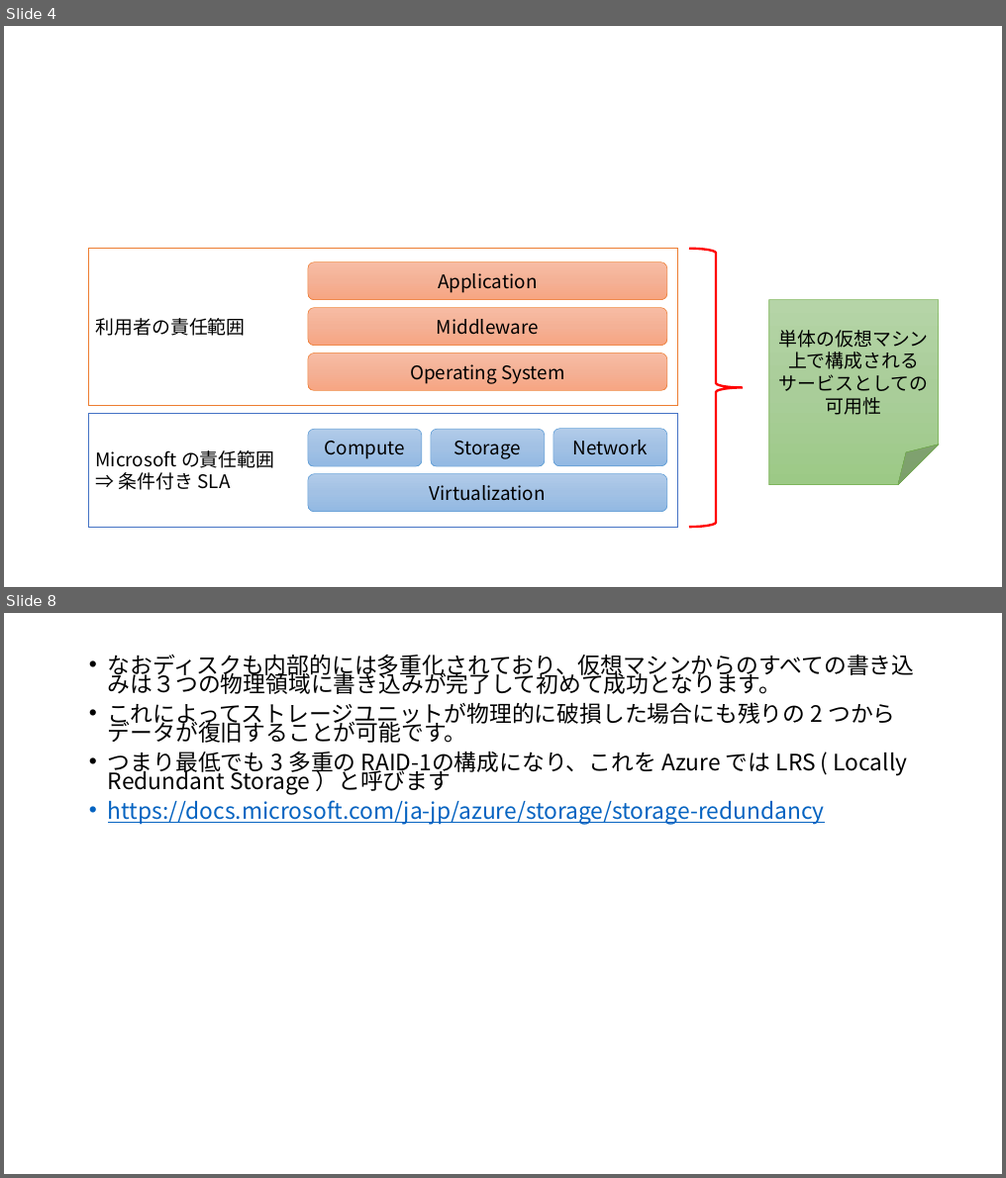
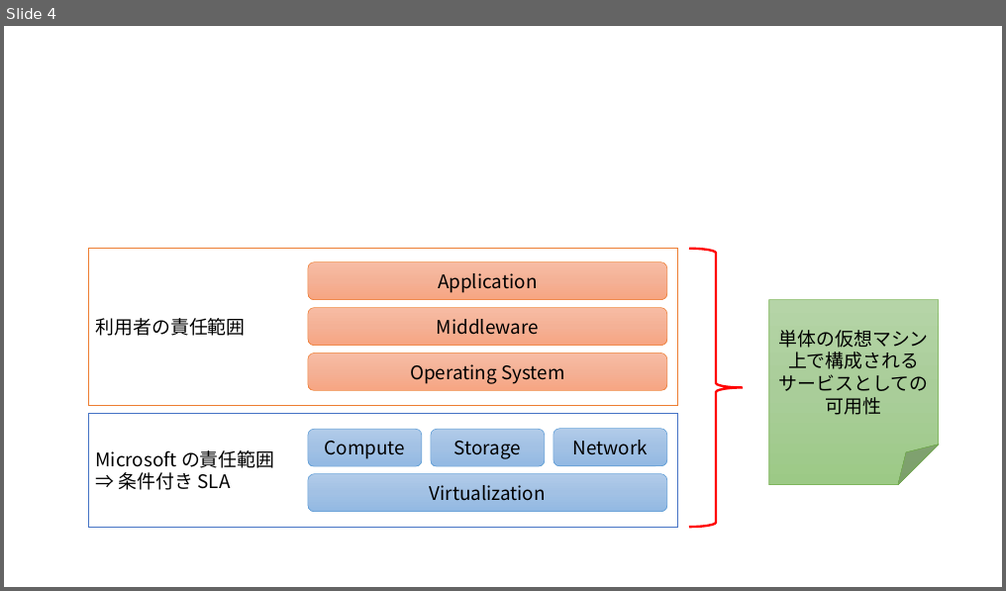
Before and after one commit to ayuina/ainaba-csa-blog, a slide deck: azure-vm-availability/images/figures.pptx. Shown one above the other, each under a label of ours: slides 4 and 8 before the commit, slide 4 after it; the slides between them are not shown. The pictures are 1006x1178 and 1006x591 pixels, drawn with LibreOffice and Linux fonts; fonts in the diff are those of the drawing. Boxes give left, top, right and bottom in pixels: in the first picture for what was removed or moved away, otherwise in the second. Text is boxed around its words. In the diff, an @@ line names an element or a change of style, - is before the commit and + after.

```diff
--- a/azure-vm-availability/images/figures.pptx
+++ b/azure-vm-availability/images/figures.pptx
@@ slide 8 removed at [4, 613, 1002, 1174], background #FFFFFF @@
@@ text removed at [108, 654, 915, 825] @@
-• なおディスクも内部的には多重化されており、仮想マシンからのすべての書き込みは３つの物理領域に書き込みが完了して初めて成功となります。
-• これによってストレージユニットが物理的に破損した場合にも残りの 2 つからデータが復旧することが可能です。
-• つまり最低でも 3 多重の RAID-1の構成になり、これを Azure では LRS ( Locally Redundant Storage ）と呼びます
-• https://docs.microsoft.com/ja-jp/azure/storage/storage-redundancy
```
Also in this commit, not shown: 3 slides changed, 24 other slides removed, 7 other files.
